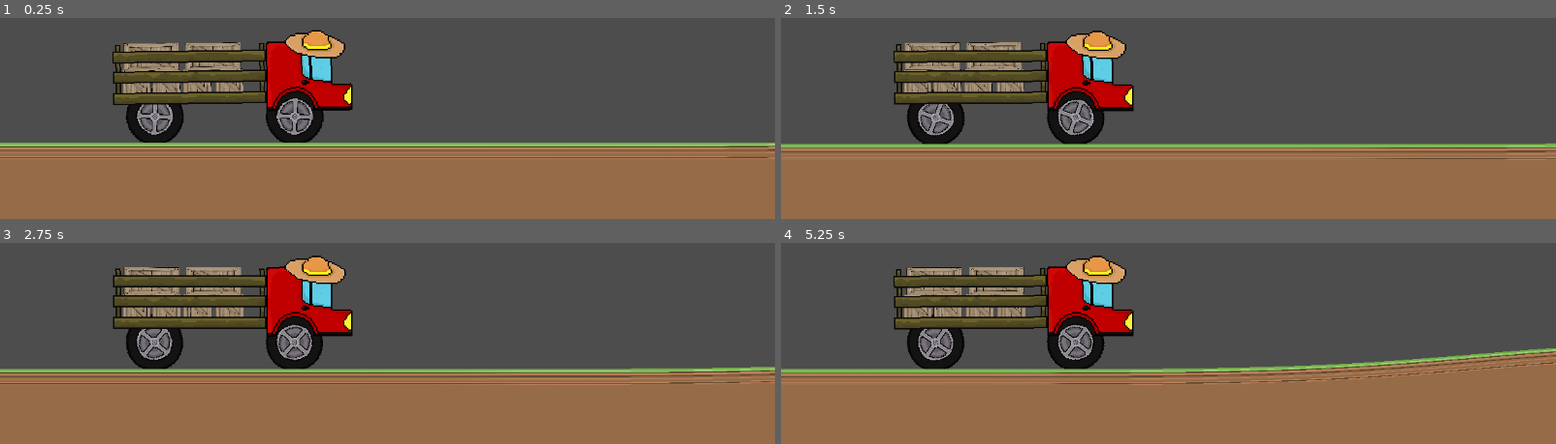
Above: before the commit, frames 1-4 (two rows, left to right).
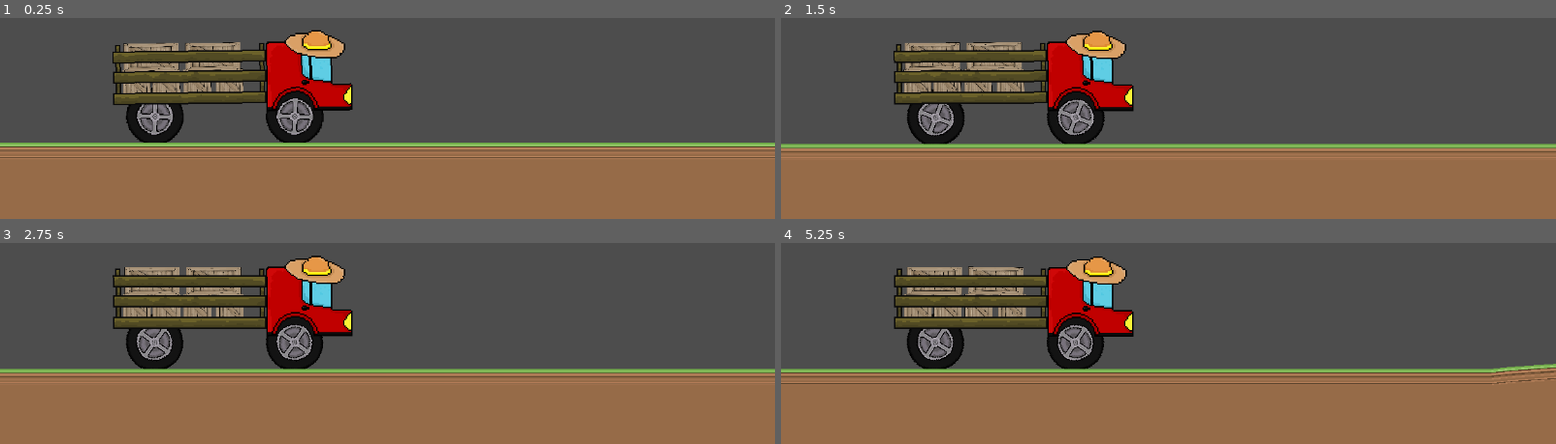
Above: after the commit, the same moments.

Repository: YanIgnacio/goToTownGame
Game: Godot game, scene res://scenes/gameScene.tscn
Two runs of this game, one before a commit and one after it. Both use one fixed random seed, a clock stepped at 60 frames per second and the inputs below.
Inputs:
- Up to frame 1 (0.25 s): no input
- Up to frame 2 (1.5 s): hold Right (ui_right) from 0.53 s (still down)
- Up to frame 3 (2.75 s): release Right (ui_right) at 2.03 s; hold Left (ui_left) from 2.03 s (still down)
- Up to frame 4 (5.25 s): release Left (ui_left) at 2.78 s; hold Right (ui_right) 2.78-4.28 s; hold Left (ui_left) 4.28-5.03 s; hold Right (ui_right) from 5.03 s (still down)

The runs differ from the first frame. In frame 1, 0.2% of the frame differs, in the area x 17-100%, y 12-70%; in frame 2, 0.7%; in frame 3, 2.6%; in frame 4, 6.2%, in the area x 0-100%, y 6-71%.

Commit message:
Creation of the win zone on terrain

Diff:
--- a/go-to-town-game/project.godot
+++ b/go-to-town-game/project.godot
@@ -20,6 +20,11 @@
 window/size/mode=2
 window/size/initial_position_type=4
 
+[global_group]
+
+player=""
+winZone=""
+
 [physics]
 
 3d/physics_engine="Jolt Physics"
--- a/go-to-town-game/scenes/car.tscn
+++ b/go-to-town-game/scenes/car.tscn
@@ -9,9 +9,9 @@
 [sub_resource type="CircleShape2D" id="CircleShape2D_3mrxu"]
 radius = 13.349991
 
-[node name="Node2D" type="Node2D" unique_id=1410308043]
+[node name="Node2D" type="Node2D" unique_id=1410308043 groups=["player"]]
 
-[node name="car" type="RigidBody2D" parent="." unique_id=1811045782]
+[node name="car" type="RigidBody2D" parent="." unique_id=1811045782 groups=["player"]]
 collision_layer = 3
 collision_mask = 3
 script = ExtResource("1_50v30")
@@ -70,7 +70,7 @@
 texture_filter = 1
 texture = ExtResource("2_50v30")
 
-[node name="CollisionShape2D" type="CollisionPolygon2D" parent="car" unique_id=1404330003]
+[node name="CollisionShape2D" type="CollisionPolygon2D" parent="car" unique_id=1404330003 groups=["player"]]
 position = Vector2(-7, 1.9999993)
 scale = Vector2(0.16, 0.6)
 polygon = PackedVector2Array(-506.25006, -28.333332, -506.25006, 35, 193.75002, 35, 337.50003, 18.333334, 443.75003, 41 …(198 unchanged characters)…
--- /dev/null
+++ b/go-to-town-game/scenes/gameManager.gd
@@ -0,0 +1,16 @@
+extends Node2D
+
+
+func _ready():
+	call_deferred("_connect_win_zone")
+
+func _connect_win_zone():
+	var winZone = get_tree().get_first_node_in_group("winZone")
+	if winZone:
+		winZone.game_won.connect(_on_game_won)
+		print("WinZone connected successfully")
+	else:
+		print("WinZone not found!")
+
+func _on_game_won():
+	print("Game Won!")
--- a/go-to-town-game/scenes/gameScene.tscn
+++ b/go-to-town-game/scenes/gameScene.tscn
@@ -1,11 +1,13 @@
 [gd_scene format=3 uid="uid://chwucg6sbt7wp"]
 
+[ext_resource type="Script" uid="uid://b5y78aq0pc6xc" path="res://scenes/gameManager.gd" id="1_4doxw"]
 [ext_resource type="PackedScene" uid="uid://bipjfoywcec28" path="res://scenes/terrain.tscn" id="1_qdqca"]
 [ext_resource type="PackedScene" uid="uid://bb01os0mni02f" path="res://scenes/car.tscn" id="2_ijoxr"]
 [ext_resource type="PackedScene" uid="uid://0pxognhc6xvw" path="res://scenes/boxes/squareBox.tscn" id="3_0smmp"]
 [ext_resource type="PackedScene" uid="uid://bp5thjnkncsx8" path="res://scenes/boxes/rectangleBox.tscn" id="4_4doxw"]
 
 [node name="Game" type="Node2D" unique_id=197020322]
+script = ExtResource("1_4doxw")
 
 [node name="Terrain" parent="." unique_id=843040949 instance=ExtResource("1_qdqca")]
 position = Vector2(0, -2)
--- a/go-to-town-game/scenes/terrain.tscn
+++ b/go-to-town-game/scenes/terrain.tscn
@@ -2,8 +2,11 @@
 
 [ext_resource type="Script" uid="uid://bdx3i1jo0vkho" path="res://scripts/terrainGeneration.gd" id="1_b0j75"]
 [ext_resource type="Texture2D" uid="uid://dg2ycsje5sh02" path="res://sprites/2948768-pixel-minecraft-style-land-background-vetor.jpg" id="2_oqplg"]
+[ext_resource type="Script" uid="uid://bp3dojk266dqt" path="res://scripts/winZone.gd" id="3_vjhlg"]
 
 [sub_resource type="ConcavePolygonShape2D" id="ConcavePolygonShape2D_b0j75"]
+
+[sub_resource type="RectangleShape2D" id="RectangleShape2D_vjhlg"]
 
 [node name="Terrain" type="Node2D" unique_id=843040949]
 script = ExtResource("1_b0j75")
@@ -25,3 +28,12 @@
 
 [node name="CollisionShape2D" type="CollisionShape2D" parent="StaticBody2D" unique_id=852479440]
 shape = SubResource("ConcavePolygonShape2D_b0j75")
+
+[node name="WinZone" type="Area2D" parent="." unique_id=1948952371 groups=["winZone"]]
+script = ExtResource("3_vjhlg")
+
+[node name="CollisionShape2D" type="CollisionShape2D" parent="WinZone" unique_id=983307096]
+position = Vector2(400, 600)
+shape = SubResource("RectangleShape2D_vjhlg")
+
+[node name="Sprite2D" type="Sprite2D" parent="WinZone" unique_id=593619087]
--- a/go-to-town-game/scripts/terrainGeneration.gd
+++ b/go-to-town-game/scripts/terrainGeneration.gd
@@ -1,34 +1,62 @@
 extends Node2D
 
-@export var flat_spawn_length: int = 1000
 @export var chunk_width: int = 20000
 @export var point_spacing: int = 16
 @export var terrain_height: float = 500.0
-@export var noise_frequency: float = 0.005  # lower for smoother hills
+@export var noise_frequency: float = 0.005
+@export var flat_spawn_length: float = 1000.0
+@export var city_length: float = 2000.0
+@export var transition_length: float = 400.0
 @export var camera: Camera2D
 
 var noise := FastNoiseLite.new()
-var generated_up_to: float = 0.0
 
+# City sits at the end of the level
+var city_start: float
+var city_end: float
 
 func _ready():
 	noise.noise_type = FastNoiseLite.TYPE_PERLIN
 	noise.frequency = noise_frequency
 	noise.seed = randi()
-	generate_terrain(0)
-	generated_up_to = chunk_width
+
+	# Place city at the end of the chunk
+	city_end = chunk_width
+	city_start = city_end - city_length
+
+	generate_terrain()
 
 func get_height(x: float) -> float:
+	# Flat spawn zone
 	if x < flat_spawn_length:
 		return 0.0
-	if x < flat_spawn_length + 200:
-		var t = (x - flat_spawn_length) / 200.0  # 0.0 to 1.0
+
+	# Transition from spawn into terrain
+	if x < flat_spawn_length + transition_length:
+		var t = (x - flat_spawn_length) / transition_length
 		return lerp(0.0, noise.get_noise_1d(x) * terrain_height, t)
+
+	# Transition into city
+	if x >= city_start - transition_length and x < city_start:
+		var t = (x - (city_start - transition_length)) / transition_length
+		return lerp(noise.get_noise_1d(x) * terrain_height, 0.0, t)
+
+	# City flat floor
+	if x >= city_start and x <= city_end:
+		return 0.0
+
+	# Normal terrain between spawn and city
 	return noise.get_noise_1d(x) * terrain_height
 
 func smooth(points: Array, passes: int) -> Array:
 	for _p in range(passes):
 		for i in range(2, points.size() - 2):
+			var x = points[i].x
+			# Skip flat zones so they stay perfectly flat
+			if x < flat_spawn_length:
+				continue
+			if x >= city_start and x <= city_end:
+				continue
 			points[i].y = (
 				points[i - 2].y * 0.1 +
 				points[i - 1].y * 0.25 +
@@ -38,16 +66,17 @@
 			)
 	return points
 
-func generate_terrain(start_x: float):
+func generate_terrain():
 	var num_points: int = int(chunk_width / float(point_spacing))
+	var raw_points := []
 
-	var raw_points := []
 	for i in range(num_points):
-		var x = start_x + i * point_spacing
+		var x = i * point_spacing
 		raw_points.append(Vector2(x, get_height(x)))
 
 	raw_points = smooth(raw_points, 40)
 
+	# Collision
 	var segments := PackedVector2Array()
 	for i in range(raw_points.size() - 1):
 		segments.append(raw_points[i])
@@ -57,6 +86,7 @@
 	shape.segments = segments
 	$StaticBody2D/CollisionShape2D.shape = shape
 
+	# Polygon2D fill
 	var points := PackedVector2Array()
 	for p in raw_points:
 		points.append(p)
@@ -64,16 +94,18 @@
 	points.append(Vector2(raw_points[0].x, 1000.0))
 	$Polygon2D.polygon = points
 
-	# Line2D surface (grass strip)
+	# Line2D surface
 	var surface := PackedVector2Array()
 	for p in raw_points:
 		surface.append(p)
 	$Line2D.points = surface
 
-func _process(_delta):
-	if camera == null:
-		return
-	var cam_x = camera.global_position.x
-	if cam_x + 1200 > generated_up_to:
-		generate_terrain(generated_up_to)
-		generated_up_to += chunk_width
+	var win_zone_x = city_start + city_length * 0.5
+	var win_zone_y = get_height(win_zone_x)
+	$WinZone.global_position = Vector2(win_zone_x - 200, win_zone_y)
+
+	var rect := RectangleShape2D.new()
+	rect.size = Vector2(200, 4000)
+	$WinZone/CollisionShape2D.shape = rect
+
+	print("WinZone bounds: ", $WinZone.global_position, " size: ", rect.size)
--- /dev/null
+++ b/go-to-town-game/scripts/winZone.gd
@@ -0,0 +1,13 @@
+extends Area2D
+
+signal game_won
+
+func _ready():
+	body_entered.connect(_on_body_entered)
+	print("WinZone monitoring: ", monitoring)
+	print("WinZone position: ", global_position)
+
+func _on_body_entered(body: Node):
+	print("Body entered: ", body.name, " | groups: ", body.get_groups())
+	if body.is_in_group("player"):
+		emit_signal("game_won")
Not shown, added: go-to-town-game/scenes/gameManager.gd.uid
Not shown, added: go-to-town-game/scripts/winZone.gd.uid
